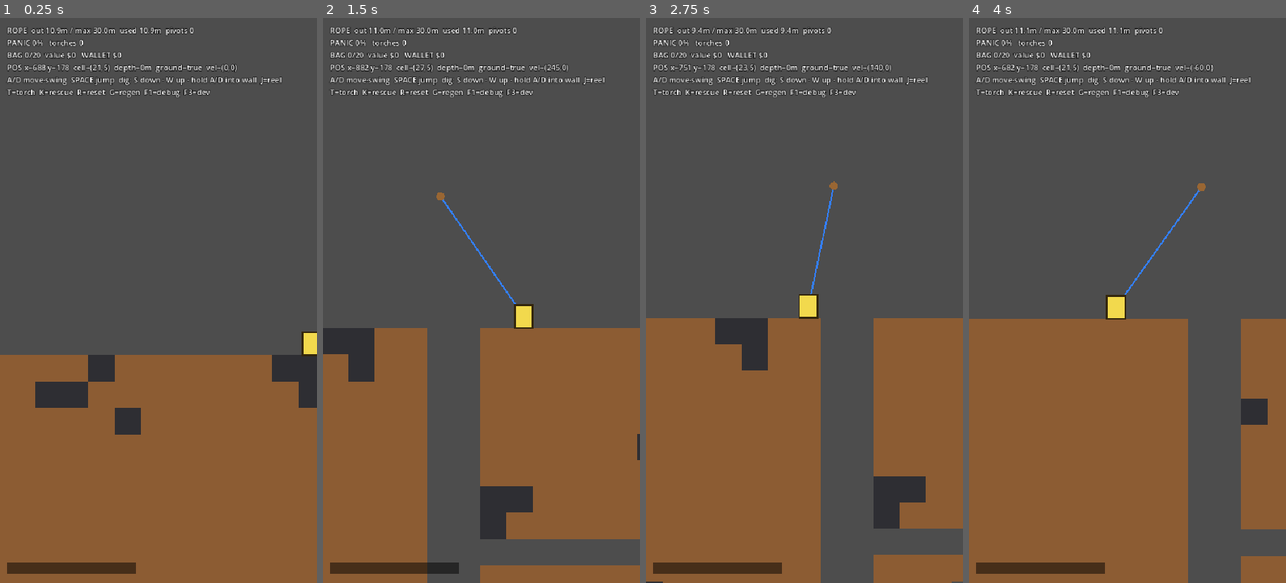
Above: before the commit, frames 1-4 (left to right).
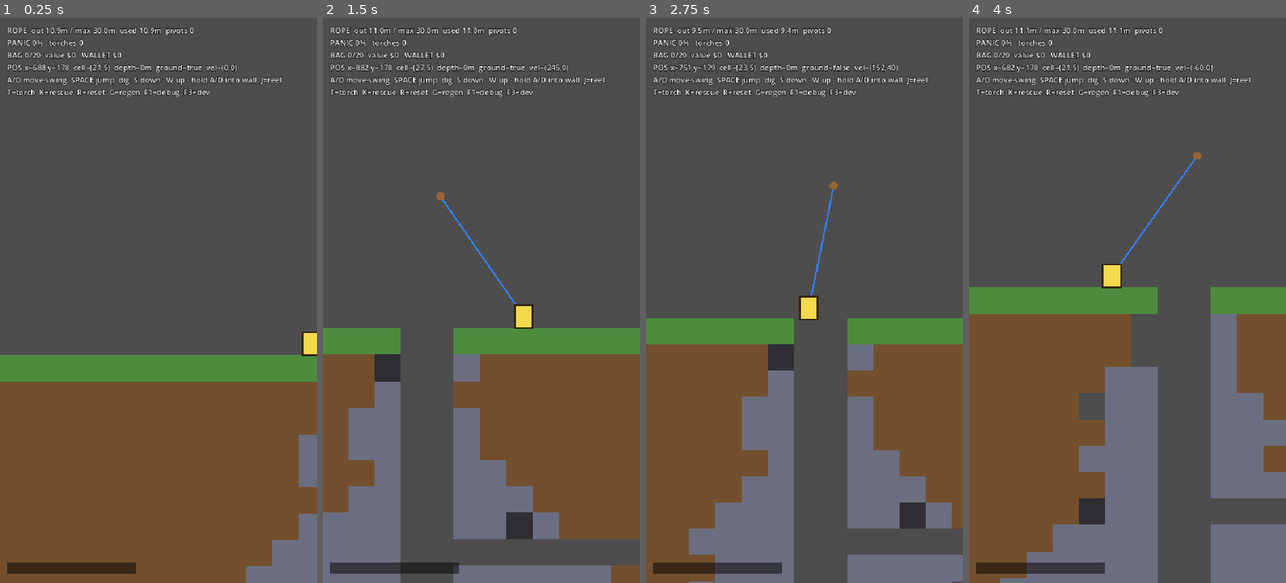
Above: after the commit, the same moments.

Repository: JoaoDobrowolski/inner-miner
Game: Godot game, scene res://scenes/Main.tscn
Two runs of this game, one before a commit and one after it. Both use one fixed random seed, a clock stepped at 60 frames per second and the inputs below.
Inputs (mouse positions are in pixels of both pictures, inside the frame that each line leads up to):
- Up to frame 1 (0.25 s): no input
- Up to frame 2 (1.5 s): tap Enter at 0.5 s; move the mouse to (551, 272) at 0.52 s; hold D 0.53-1.25 s; tap R at 0.6 s; click (551, 272) at 0.67 s; tap Space at 0.77 s; drag from (418, 328) to (465, 413) at 1.27 s
- Up to frame 3 (2.75 s): move the mouse to (836, 176) at 2.02 s; hold D from 2.03 s (still down); tap K at 2.1 s; tap R at 2.3 s
- Up to frame 4 (4 s): release D at 2.75 s; drag from (1111, 413) to (1032, 215) at 2.77 s; move the mouse to (1222, 385) at 3.52 s; hold A from 3.53 s (still down); tap G at 3.6 s; tap Space at 3.77 s; tap R at 3.8 s

The runs differ from the first frame. In frame 1, 40% of the frame differs, in the area x 0-100%, y 59-100%; in frame 2, 39%; in frame 3, 41%; in frame 4, 48%, in the area x 0-100%, y 23-100%.

Commit message:
feat: Enhance hybrid map generation with unbreakable funnel walls and refined channel mechanics

Diff:
--- a/scripts/grid_world.gd
+++ b/scripts/grid_world.gd
@@ -10,9 +10,21 @@
 const W := 48             # width in cells (GDD target 40-60)
 const H := 220            # depth in cells
 const GROUND := 6         # first solid row (rows above are sky)
-const FUNNELS := [60, 120, 180]   # depths where the map funnels to ~3 wide (biome gates)
-
-enum Cell { AIR, DIRT, STONE, BEDROCK, COAL, COPPER, IRON, CRYSTAL }
+const FUNNELS := [60, 120, 180]   # depths where the map necks down to a gate (boss rooms)
+
+# --- funnel walls (unbreakable) --------------------------------------------
+# The map funnels with unbreakable DIRT so the player can't run to the map edges
+# early. Pickaxe-not-shovel framing: dirt/grass can't be mined, only STONE can.
+# The breakable interior channel widens from the 2-wide entry hole down to nearly
+# the full map width, then necks back to a gate at each FUNNELS depth.
+const EDGE := 2                  # permanent bedrock border (cols per side)
+const WALL_MAX := (W >> 1) - EDGE   # widest the interior half-channel ever gets (22)
+const INTRO_ROWS := 30           # rows over which the top hole widens to WALL_MAX
+const GATE_HALF := 1             # interior half-width at a funnel throat (~2 wide)
+const FUNNEL_RAMP := 8           # rows on each side of a FUNNELS row to neck down
+const STALL_MAX := 3             # more than this many flat rows forces a wall step
+
+enum Cell { AIR, DIRT, STONE, BEDROCK, COAL, COPPER, IRON, CRYSTAL, GRASS }
 
 @export var world_seed := 1337
 
@@ -20,10 +32,12 @@
 var rng: RandomNumberGenerator
 var _cave_noise: FastNoiseLite
 var _ore_noise: FastNoiseLite
-var _margin_noise: FastNoiseLite
+var _wl: PackedInt32Array = PackedInt32Array()   # interior left boundary col, per row
+var _wr: PackedInt32Array = PackedInt32Array()   # interior right boundary col (exclusive), per row
 
 var _colors := {
-    Cell.DIRT: Color(0.55, 0.36, 0.20),
+    Cell.GRASS: Color(0.30, 0.55, 0.24),
+    Cell.DIRT: Color(0.45, 0.31, 0.18),
     Cell.STONE: Color(0.42, 0.43, 0.50),
     Cell.BEDROCK: Color(0.12, 0.12, 0.15),
     Cell.COAL: Color(0.18, 0.18, 0.20),
@@ -76,8 +90,10 @@
 
 
 func is_diggable(cx: int, cy: int) -> bool:
+    # Only STONE and ore are breakable. GRASS and DIRT are the unbreakable funnel
+    # (pickaxe can't dig packed earth); BEDROCK is the map border.
     var c := get_cell(cx, cy)
-    return c != Cell.AIR and c != Cell.BEDROCK
+    return c == Cell.STONE or is_ore_cell(c)
 
 
 static func is_ore_cell(v: int) -> bool:
@@ -119,11 +135,11 @@
     rng = RandomNumberGenerator.new()
     rng.seed = world_seed
     _setup_noise()
+    _compute_walls()
 
     for cy in range(H):
-        var m := _margins(cy)
         for cx in range(W):
-            cells[_idx(cx, cy)] = _gen_cell(cx, cy, m.x, m.y)
+            cells[_idx(cx, cy)] = _gen_cell(cx, cy)
 
     _carve_start_shaft()
     _stamp_chunk(TREASURE_ROOM, int(W / 2) - 3, 100)
@@ -141,43 +157,94 @@
     _ore_noise.frequency = 0.12
     _ore_noise.noise_type = FastNoiseLite.TYPE_SIMPLEX
 
-    _margin_noise = FastNoiseLite.new()
-    _margin_noise.seed = world_seed + 19
-    _margin_noise.frequency = 0.08
-    _margin_noise.noise_type = FastNoiseLite.TYPE_SIMPLEX
-
-
-func _in_funnel(cy: int) -> bool:
+
+# Precompute the interior (breakable) channel boundaries per row. Each side is an
+# independent random walk that drifts toward a depth-dependent target half-width
+# (_wall_target) and is forced to move after STALL_MAX flat rows, so the dirt
+# walls look organic and never sit as a long straight tube.
+func _compute_walls() -> void:
+    _wl.resize(H)
+    _wr.resize(H)
+    var cx := W >> 1
+    var wrng := RandomNumberGenerator.new()
+    wrng.seed = world_seed + 101
+    var hl := 1
+    var hr := 1
+    var sl := 0
+    var sr := 0
+    for cy in range(H):
+        if cy <= GROUND:
+            hl = 1; hr = 1; sl = 0; sr = 0          # hold the 2-wide entry hole at the cap
+            _wl[cy] = cx - 1
+            _wr[cy] = cx + 1
+            continue
+        var t := _wall_target(cy)
+        var rl := _walk_step(hl, t, wrng, sl)
+        hl = rl.x; sl = rl.y
+        var rr := _walk_step(hr, t, wrng, sr)
+        hr = rr.x; sr = rr.y
+        _wl[cy] = cx - hl
+        _wr[cy] = cx + hr
+
+
+# Target interior half-width at a row: ramps up from the entry hole over
+# INTRO_ROWS to WALL_MAX, then necks down to GATE_HALF around each FUNNELS depth.
+func _wall_target(cy: int) -> int:
+    var d := cy - GROUND
+    if d < 0:
+        return WALL_MAX
+    var base := int(round(lerpf(1.0, float(WALL_MAX), clampf(float(d) / float(INTRO_ROWS), 0.0, 1.0))))
     for fy in FUNNELS:
-        if absi(cy - fy) <= 2:
-            return true
-    return false
-
-
-# Returns bedrock margins (left, right) for a row. Organic elsewhere, forced to
-# a centered 3-wide diggable gap inside funnel bands.
-func _margins(cy: int) -> Vector2i:
-    if _in_funnel(cy):
-        var c0 := int(W / 2) - 1
-        return Vector2i(c0, W - (c0 + 3))
-    var lw := 2 + int(round(2.0 * _margin_noise.get_noise_2d(0.0, cy)))
-    var rw := 2 + int(round(2.0 * _margin_noise.get_noise_2d(100.0, cy)))
-    return Vector2i(clampi(lw, 1, int(W / 2) - 3), clampi(rw, 1, int(W / 2) - 3))
-
-
-func _gen_cell(cx: int, cy: int, lm: int, rm: int) -> int:
-    if cy == H - 1:
-        return Cell.BEDROCK
-    if cx < lm or cx >= W - rm:
-        return Cell.BEDROCK
+        var dist := absi(cy - fy)
+        if dist <= FUNNEL_RAMP:
+            var gate := int(round(lerpf(float(GATE_HALF), float(WALL_MAX), float(dist) / float(FUNNEL_RAMP))))
+            base = mini(base, gate)
+    return maxi(1, base)
+
+
+# One random-walk step of a wall toward target t. Returns (new_half_width, stall).
+# Mostly drifts toward t with occasional dips for jagged edges; after STALL_MAX
+# unchanged rows it is forced to step. Clamped to [1, t] so it hugs the envelope:
+# the funnel necks reliably and the intro never overshoots.
+func _walk_step(h: int, t: int, r: RandomNumberGenerator, stall: int) -> Vector2i:
+    var dir := signi(t - h)
+    var s := 0
+    var rv := r.randf()
+    if dir != 0:
+        if rv < 0.7: s = dir
+        elif rv < 0.9: s = 0
+        else: s = -dir
+    else:
+        s = (1 if rv < 0.33 else (-1 if rv < 0.66 else 0))
+    if s == 0:
+        stall += 1
+    else:
+        stall = 0
+    if stall >= STALL_MAX:                            # broke a flat run: force a step
+        s = dir if dir != 0 else (1 if h < t else -1)
+        stall = 0
+    return Vector2i(clampi(h + s, 1, t), stall)
+
+
+func _gen_cell(cx: int, cy: int) -> int:
     if cy < GROUND:
         return Cell.AIR
-    if cy > GROUND + 4 and _cave_noise.get_noise_2d(cx, cy) > 0.55:
-        return Cell.AIR                              # organic cavern
+    if cx < EDGE or cx >= W - EDGE or cy == H - 1:
+        return Cell.BEDROCK                          # permanent outer border
+    var cxc := W >> 1
+    if cy == GROUND:
+        if cx == cxc - 1 or cx == cxc:
+            return Cell.AIR                          # the 2-wide entry hole
+        return Cell.GRASS                            # unbreakable grass cap
+    if cx < _wl[cy] or cx >= _wr[cy]:
+        return Cell.DIRT                             # unbreakable funnel wall
+    # interior (breakable) channel: organic caves, ore veins, else stone
+    if _cave_noise.get_noise_2d(cx, cy) > 0.55:
+        return Cell.AIR
     var ore := _roll_ore(cx, cy)
     if ore != -1:
         return ore
-    return Cell.DIRT if cy < 30 else Cell.STONE
+    return Cell.STONE
 
 
 # Ore only inside vein regions (high ore-noise), with depth-gated types.
@@ -202,10 +269,10 @@
 
 
 func _carve_start_shaft() -> void:
-    var sx := int(W / 2)
+    var sx := W >> 1
     for cy in range(GROUND, GROUND + 16):
+        _force(sx - 1, cy, Cell.AIR)                 # aligned to the 2-wide entry hole
         _force(sx, cy, Cell.AIR)
-        _force(sx + 1, cy, Cell.AIR)
     for cx in range(sx + 1, sx + 9):                 # short L-branch for a rope corner
         _force(cx, GROUND + 8, Cell.AIR)
 
@@ -241,16 +308,15 @@
     var counts := {}
     for v in cells:
         counts[v] = counts.get(v, 0) + 1
-    print("[GridWorld] seed=%d  %dx%d  AIR=%d DIRT=%d STONE=%d BEDROCK=%d  ore: COAL=%d COPPER=%d IRON=%d CRYSTAL=%d" % [
+    print("[GridWorld] seed=%d  %dx%d  AIR=%d GRASS=%d DIRT=%d STONE=%d BEDROCK=%d  ore: COAL=%d COPPER=%d IRON=%d CRYSTAL=%d" % [
         world_seed, W, H,
-        counts.get(Cell.AIR, 0), counts.get(Cell.DIRT, 0), counts.get(Cell.STONE, 0), counts.get(Cell.BEDROCK, 0),
+        counts.get(Cell.AIR, 0), counts.get(Cell.GRASS, 0), counts.get(Cell.DIRT, 0), counts.get(Cell.STONE, 0), counts.get(Cell.BEDROCK, 0),
         counts.get(Cell.COAL, 0), counts.get(Cell.COPPER, 0), counts.get(Cell.IRON, 0), counts.get(Cell.CRYSTAL, 0)])
+    print("  channel: top(row %d)=%d  open(row %d)=%d cells" % [
+        GROUND + 1, _wr[GROUND + 1] - _wl[GROUND + 1],
+        GROUND + INTRO_ROWS, _wr[GROUND + INTRO_ROWS] - _wl[GROUND + INTRO_ROWS]])
     for fy in FUNNELS:
-        var free := 0
-        for cx in range(W):
-            if get_cell(cx, fy) != Cell.BEDROCK:
-                free += 1
-        print("  funnel @row %d: free width = %d cells" % [fy, free])
+        print("  funnel @row %d: interior channel = %d cells" % [fy, _wr[fy] - _wl[fy]])
 
 
 func _draw() -> void:
Not shown, changed: docs/DESIGN.md
